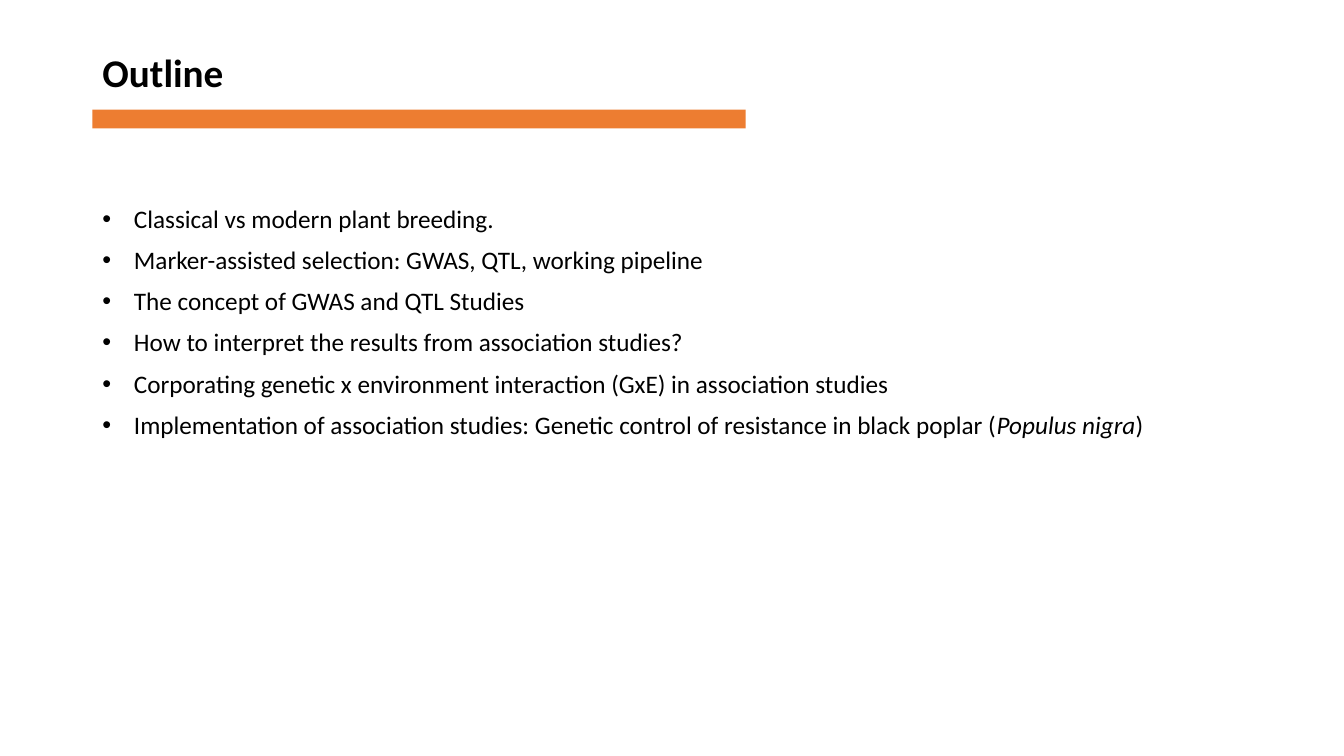
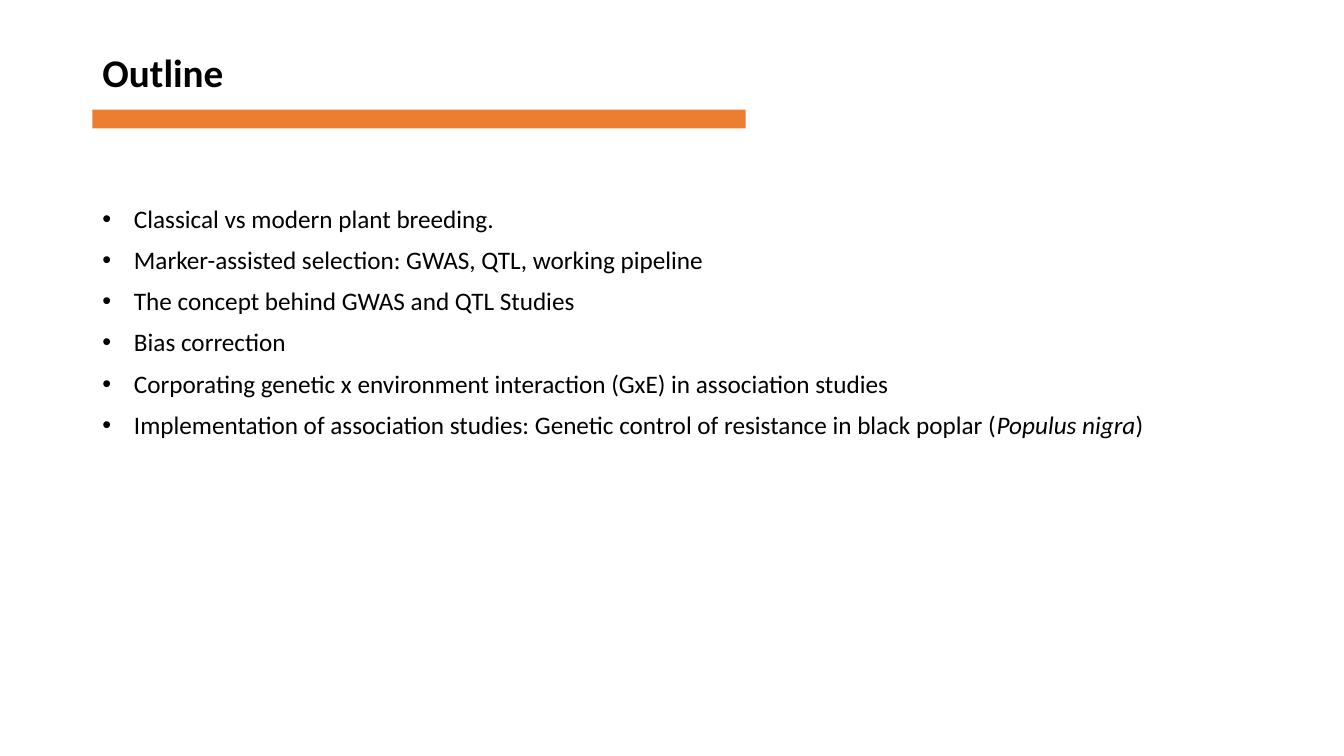
Before and after one commit to firzaariany/Course_Tree_improvement, a slide deck: slide 2 of Advances in quantitative genetics.pptx. Drawn at 1344x756 pixels with LibreOffice and Linux fonts; fonts in the diff are those of the drawing. Boxes give left, top, right and bottom in pixels: in the first picture for what was removed or moved away, otherwise in the second. Text is boxed around its words. In the diff, an @@ line names an element or a change of style, - is before the commit and + after.

```diff
--- a/Advances in quantitative genetics.pptx
+++ b/Advances in quantitative genetics.pptx
@@ text at bbox=[134, 292, 575, 352]: text changed @@
-• The concept of GWAS and QTL Studies
-• How to interpret the results from association studies?
+• The concept behind GWAS and QTL Studies
+• Bias correction
```
Also in this commit, not shown: 8 other slides changed, 4 slides added.
